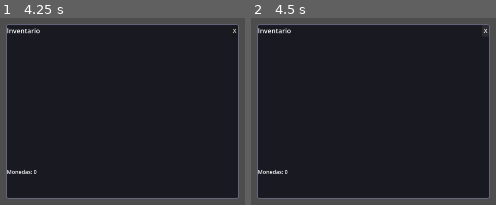
Above: before the commit, frames 1-2 (left to right).
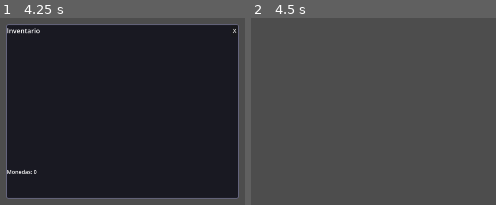
Above: after the commit, the same moments.

Repository: Jouyancito/another-game-of-dungeon
Game: Godot game, scene res://scenes/ui/inventory_ui.tscn
Same seed, same stepped clock (60 frames per second), same inputs: the game is played once before the commit and once after it. This scene is started directly instead of the project's main scene.
Inputs (mouse positions are in pixels of both pictures, inside the frame that each line leads up to):
- Up to frame 1 (4.25 s): tap Enter at 0.5, 2, 3.5 s; move the mouse to (outside the picture) at 0.52 s; hold D (move_right) 0.53-1.28 s; tap R at 0.6 s; click (outside the picture) at 0.67 s; tap Space (jump) at 0.77, 1.25, 1.52, 2.75, 3.02, 3.77 s; move the mouse to (outside the picture) at 1.27 s; hold S (move_backward) 1.28-2.03 s; tap Ctrl at 1.35 s; move the mouse to (outside the picture) at 2.02 s; hold D (move_right) 2.03-2.78 s; hold Shift 2.03-2.78 s; move the mouse to (83, 201) at 2.77 s; hold W (move_forward) 2.78-3.53 s; tap C at 2.85 s; click (83, 201) at 2.92 s; move the mouse to (outside the picture) at 3.52 s; hold A (move_left) from 3.53 s (still down); tap Tab at 3.6 s
- Up to frame 2 (4.5 s): release A (move_left) at 4.25 s; click "X" at 4.25 s

Frame 1 is identical in both runs. In frame 2, 89% of the frame differs, in the area x 2-98%, y 3-97%.
Error before the commit: Trying to assign value of type 'PanelContainer' to a variable of type 'ColorRect'. (res://scenes/ui/inventory_ui.gd:17)

Commit message:
fix: correct Background type from ColorRect to PanelContainer in inventory UI

Diff:
--- a/game/scenes/ui/inventory_ui.gd
+++ b/game/scenes/ui/inventory_ui.gd
@@ -14,7 +14,7 @@
 var _hovered_pos := Vector2i(-1, -1)   # celda bajo el mouse
 
 # Sub-nodos (asignados en _ready desde la escena)
-@onready var _bg: ColorRect = $Background
+@onready var _bg: PanelContainer = $Background
 @onready var _grid_panel: Control = $Background/VBoxContainer/GridPanel
 @onready var _coin_label: Label = $Background/VBoxContainer/FooterRow/CoinLabel
 @onready var _close_btn: Button = $Background/VBoxContainer/TitleRow/CloseBtn
